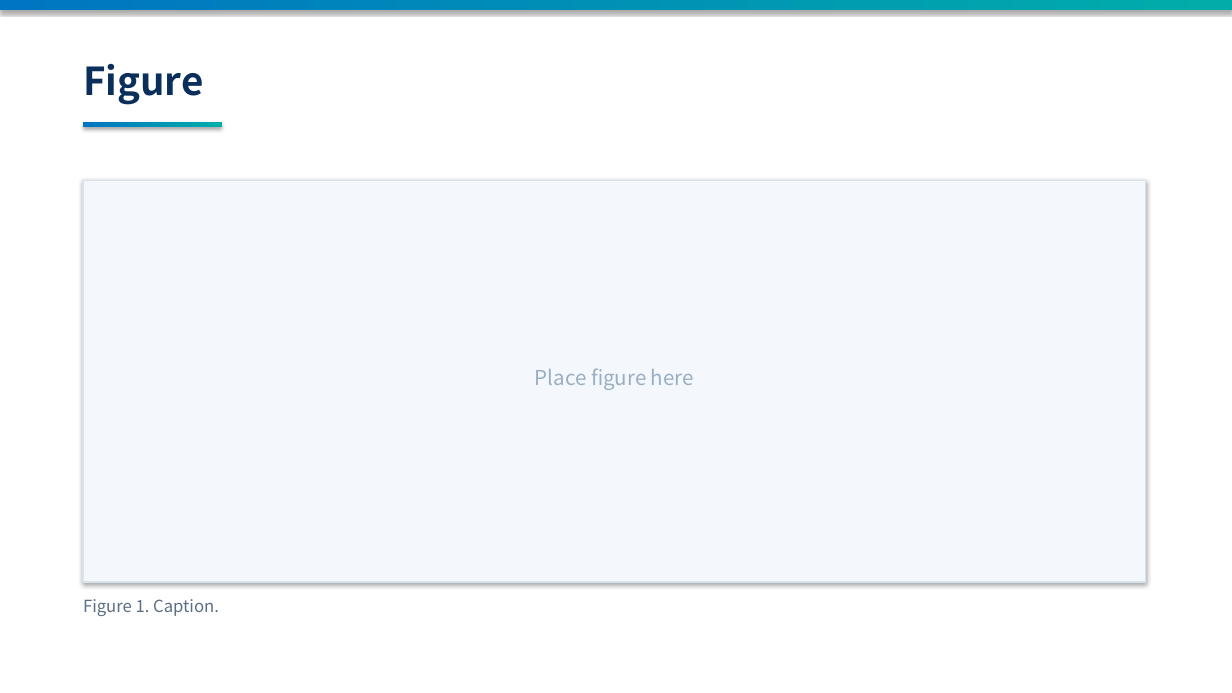
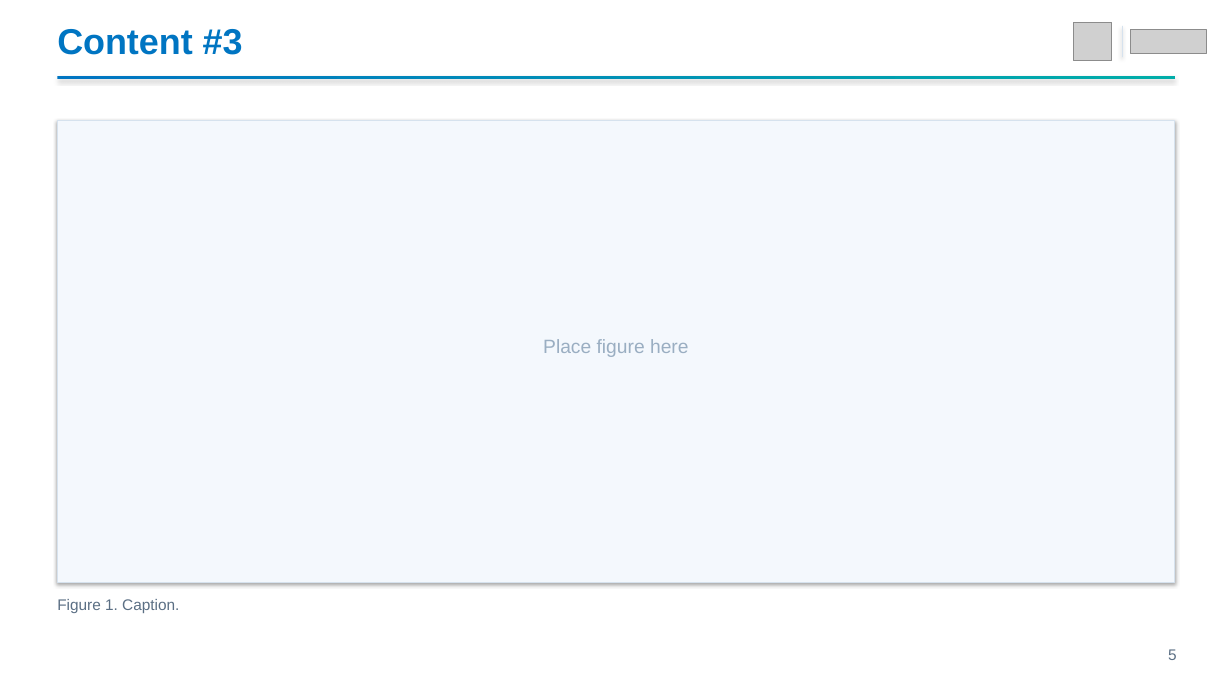
Before and after one commit to enthusiast87/MS3L.io, a slide deck: slide 5 of assets/templates/MS3L_presentation_template.pptx. Drawn at 1232x693 pixels with LibreOffice and Linux fonts; fonts in the diff are those of the drawing; grey boxes stand for pictures. Boxes give left, top, right and bottom in pixels: in the first picture for what was removed or moved away, otherwise in the second. Text is boxed around its words. In the diff, an @@ line names an element or a change of style, - is before the commit and + after.

```diff
--- a/assets/templates/MS3L_presentation_template.pptx
+++ b/assets/templates/MS3L_presentation_template.pptx
@@ text added at (x1=57, y1=29, x2=243, y2=55), 28 pt, text #0075C2, bold @@
+Content #3
@@ picture added at (x1=1073, y1=22, x2=1112, y2=61) @@
@@ rectangle added at (x1=1122, y1=26, x2=1123, y2=57), fill #D6E2EE @@
@@ picture added at (x1=1130, y1=30, x2=1206, y2=54) @@
@@ rectangle resized from (x1=0, y1=0, x2=1232, y2=10) to (x1=57, y1=76, x2=1175, y2=79) @@
@@ text removed at (x1=83, y1=64, x2=203, y2=105) @@
-Figure
@@ rectangle resized from (x1=0, y1=0, x2=1232, y2=693) to (x1=57, y1=120, x2=1175, y2=582) @@
@@ rectangle at (x1=57, y1=120, x2=1175, y2=582): fill #FFFFFF to #F4F8FD; outline none to #D6E2EE 0.75 pt @@
@@ rectangle removed at (x1=83, y1=122, x2=222, y2=128) @@
@@ rectangle removed at (x1=83, y1=180, x2=1146, y2=582) @@
@@ text "Place figure here" moved from (x1=535, y1=368, x2=694, y2=390) to (x1=543, y1=339, x2=689, y2=357) @@
@@ text "Place figure here" at (x1=543, y1=339, x2=689, y2=357): size 16 to 15 pt, font Noto Sans CJK KR to Arial @@
@@ text "Figure 1. Caption." moved from (x1=83, y1=599, x2=219, y2=616) to (x1=57, y1=599, x2=179, y2=613) @@
@@ text "Figure 1. Caption." at (x1=57, y1=599, x2=179, y2=613): size 13 to 12 pt, font Noto Sans CJK KR to Arial @@
@@ text added at (x1=1168, y1=649, x2=1177, y2=660), 12 pt, text #5B6F84 @@
+5
```
Also in this commit, not shown: 3 other slides changed, 2 slides added, 2 slides removed, 5 other files.
